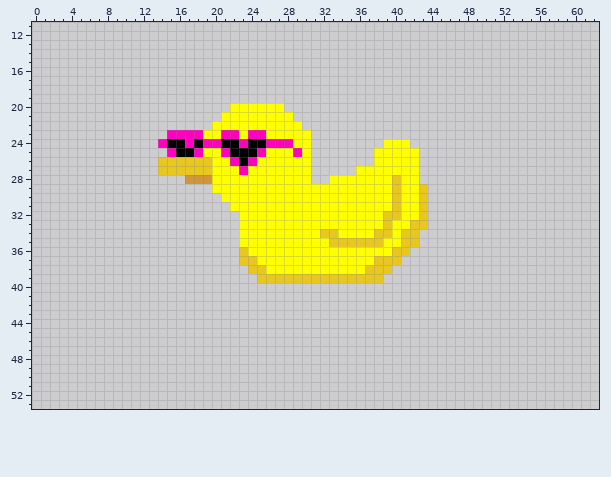
Two states of a pixel-art sprite, Assets/Art/duck.png. Above: the version before the commit.
The file is 64x64 pixels. Shown: x 0..62, y 11..53.
The same view after the edit:
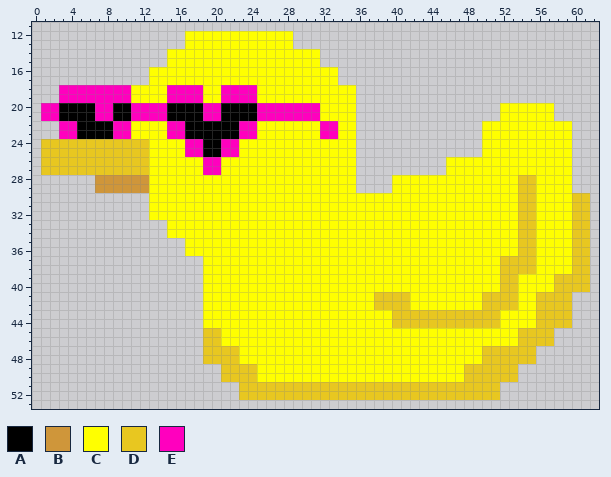
Palette (. is transparent): A #000000  B #cf963a  C #ffff00  D #e8c720  E #ff00be
The author wrote: ducks are bigger
Diff:
@@ x 0..62 @@
 11 ...............................................................
-12 ...............................................................
-13 ...............................................................
-14 ...............................................................
-15 ...............................................................
-16 ...............................................................
-17 ...............................................................
-18 ...............................................................
-19 ...............................................................
-20 ......................CCCCCC...................................
-21 .....................CCCCCCCC..................................
-22 ....................CCCCCCCCCC.................................
-23 ...............EEEECCEECEECCCCC................................
-24 ..............EAAEAEEAAEAAEEECC........CCC.....................
-25 ...............EAAECCEAAAECCCEC.......CCCCC....................
-26 ..............DDDDDDCCEAECCCCCC.......CCCCC....................
-27 ..............DDDDDDCCCECCCCCCC.....CCCCCCC....................
-28 .................BBBCCCCCCCCCCC..CCCCCCCDCC....................
-29 ....................CCCCCCCCCCCCCCCCCCCCDCCD...................
-30 .....................CCCCCCCCCCCCCCCCCCCDCCD...................
-31 ......................CCCCCCCCCCCCCCCCCCDCCD...................
-32 .......................CCCCCCCCCCCCCCCCDDCCD...................
-33 .......................CCCCCCCCCCCCCCCCDCCDD...................
-34 .......................CCCCCCCCCDDCCCCDDCDD....................
-35 .......................CCCCCCCCCCDDDDDDCCDD....................
-36 .......................DCCCCCCCCCCCCCCCCDD.....................
-37 .......................DDCCCCCCCCCCCCCDDD......................
-38 ........................DDCCCCCCCCCCCDDD.......................
-39 .........................DDDDDDDDDDDDDD........................
-40 ...............................................................
-41 ...............................................................
-42 ...............................................................
-43 ...............................................................
-44 ...............................................................
-45 ...............................................................
-46 ...............................................................
-47 ...............................................................
-48 ...............................................................
-49 ...............................................................
-50 ...............................................................
-51 ...............................................................
-52 ...............................................................
+12 .................CCCCCCCCCCCC..................................
+13 .................CCCCCCCCCCCC..................................
+14 ...............CCCCCCCCCCCCCCCCC...............................
+15 ...............CCCCCCCCCCCCCCCCC...............................
+16 .............CCCCCCCCCCCCCCCCCCCCC.............................
+17 .............CCCCCCCCCCCCCCCCCCCCC.............................
+18 ...EEEEEEEECCCCEEEECCEEEECCCCCCCCCCC...........................
+19 ...EEEEEEEECCCCEEEECCEEEECCCCCCCCCCC...........................
+20 .EEAAAAEEAAEEEEAAAAEEAAAAEEEEEEECCCC................CCCCCC.....
+21 .EEAAAAEEAAEEEEAAAAEEAAAAEEEEEEECCCC................CCCCCC.....
+22 ...EEAAAAEECCCCEEAAAAAAEECCCCCCCEECC..............CCCCCCCCCC...
+23 ...EEAAAAEECCCCEEAAAAAAEECCCCCCCEECC..............CCCCCCCCCC...
+24 .DDDDDDDDDDDDCCCCEEAAEECCCCCCCCCCCCC..............CCCCCCCCCC...
+25 .DDDDDDDDDDDDCCCCEEAAEECCCCCCCCCCCCC..............CCCCCCCCCC...
+26 .DDDDDDDDDDDDCCCCCCEECCCCCCCCCCCCCCC..........CCCCCCCCCCCCCC...
+27 .DDDDDDDDDDDDCCCCCCEECCCCCCCCCCCCCCC..........CCCCCCCCCCCCCC...
+28 .......BBBBBBCCCCCCCCCCCCCCCCCCCCCCC....CCCCCCCCCCCCCCDDCCCC...
+29 .......BBBBBBCCCCCCCCCCCCCCCCCCCCCCC....CCCCCCCCCCCCCCDDCCCC...
+30 .............CCCCCCCCCCCCCCCCCCCCCCCCCCCCCCCCCCCCCCCCCDDCCCCDD.
+31 .............CCCCCCCCCCCCCCCCCCCCCCCCCCCCCCCCCCCCCCCCCDDCCCCDD.
+32 .............CCCCCCCCCCCCCCCCCCCCCCCCCCCCCCCCCCCCCCCCCDDCCCCDD.
+33 ...............CCCCCCCCCCCCCCCCCCCCCCCCCCCCCCCCCCCCCCCDDCCCCDD.
+34 ...............CCCCCCCCCCCCCCCCCCCCCCCCCCCCCCCCCCCCCCCDDCCCCDD.
+35 .................CCCCCCCCCCCCCCCCCCCCCCCCCCCCCCCCCCCCCDDCCCCDD.
+36 .................CCCCCCCCCCCCCCCCCCCCCCCCCCCCCCCCCCCCCDDCCCCDD.
+37 ...................CCCCCCCCCCCCCCCCCCCCCCCCCCCCCCCCCDDDDCCCCDD.
+38 ...................CCCCCCCCCCCCCCCCCCCCCCCCCCCCCCCCCDDDDCCCCDD.
+39 ...................CCCCCCCCCCCCCCCCCCCCCCCCCCCCCCCCCDDCCCCDDDD.
+40 ...................CCCCCCCCCCCCCCCCCCCCCCCCCCCCCCCCCDDCCCCDDDD.
+41 ...................CCCCCCCCCCCCCCCCCCCDDDDCCCCCCCCDDDDCCDDDD...
+42 ...................CCCCCCCCCCCCCCCCCCCDDDDCCCCCCCCDDDDCCDDDD...
+43 ...................CCCCCCCCCCCCCCCCCCCCCDDDDDDDDDDDDCCCCDDDD...
+44 ...................CCCCCCCCCCCCCCCCCCCCCDDDDDDDDDDDDCCCCDDDD...
+45 ...................DDCCCCCCCCCCCCCCCCCCCCCCCCCCCCCCCCCDDDD.....
+46 ...................DDCCCCCCCCCCCCCCCCCCCCCCCCCCCCCCCCCDDDD.....
+47 ...................DDDDCCCCCCCCCCCCCCCCCCCCCCCCCCCDDDDDD.......
+48 ...................DDDDCCCCCCCCCCCCCCCCCCCCCCCCCCCDDDDDD.......
+49 .....................DDDDCCCCCCCCCCCCCCCCCCCCCCCDDDDDD.........
+50 .....................DDDDCCCCCCCCCCCCCCCCCCCCCCCDDDDDD.........
+51 .......................DDDDDDDDDDDDDDDDDDDDDDDDDDDDD...........
+52 .......................DDDDDDDDDDDDDDDDDDDDDDDDDDDDD...........
 53 ...............................................................
Boxes around the changes in both pictures, in picture pixels (x1, y1, x2, y2):
changed: (41, 31, 590, 400)
